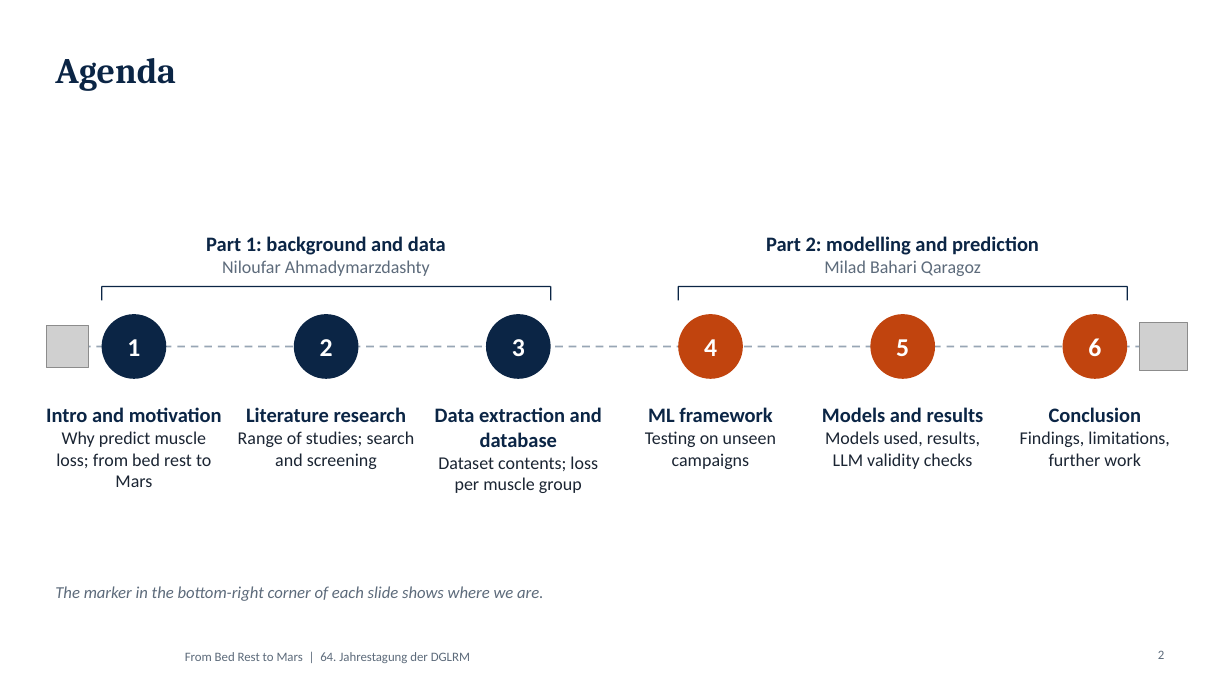
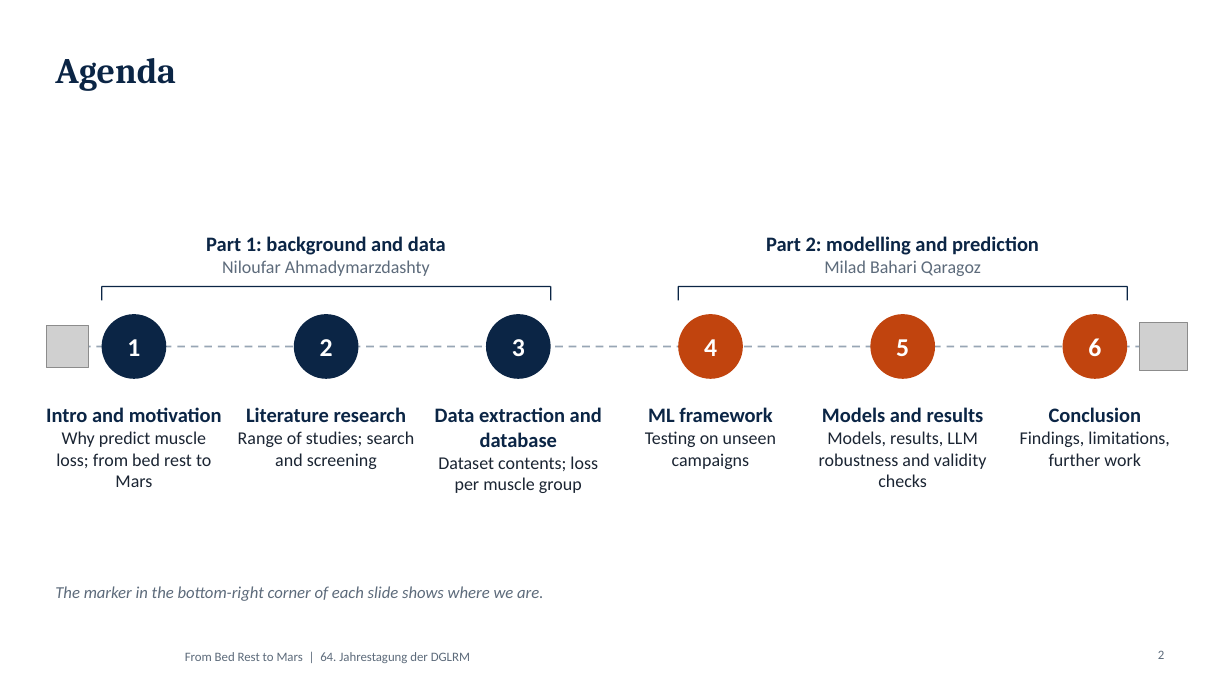
Before and after one commit to MiladBahariQaragoz/BedrestToMars, a slide deck: slide 2 of presentation/bed-rest-to-mars-talk.pptx. Drawn at 1232x693 pixels with LibreOffice and Linux fonts; fonts in the diff are those of the drawing; grey boxes stand for pictures; background and template pictures are left out. Boxes give left, top, right and bottom in pixels: in the first picture for what was removed or moved away, otherwise in the second. Text is boxed around its words. In the diff, an @@ line names an element or a change of style, - is before the commit and + after.

```diff
--- a/presentation/bed-rest-to-mars-talk.pptx
+++ b/presentation/bed-rest-to-mars-talk.pptx
@@ text at bbox=[819, 431, 986, 487]: text changed @@
-Models used, results, LLM validity checks
+Models, results, LLM robustness and validity checks
```
Also in this commit, not shown: 8 other slides changed, 3 other files.
